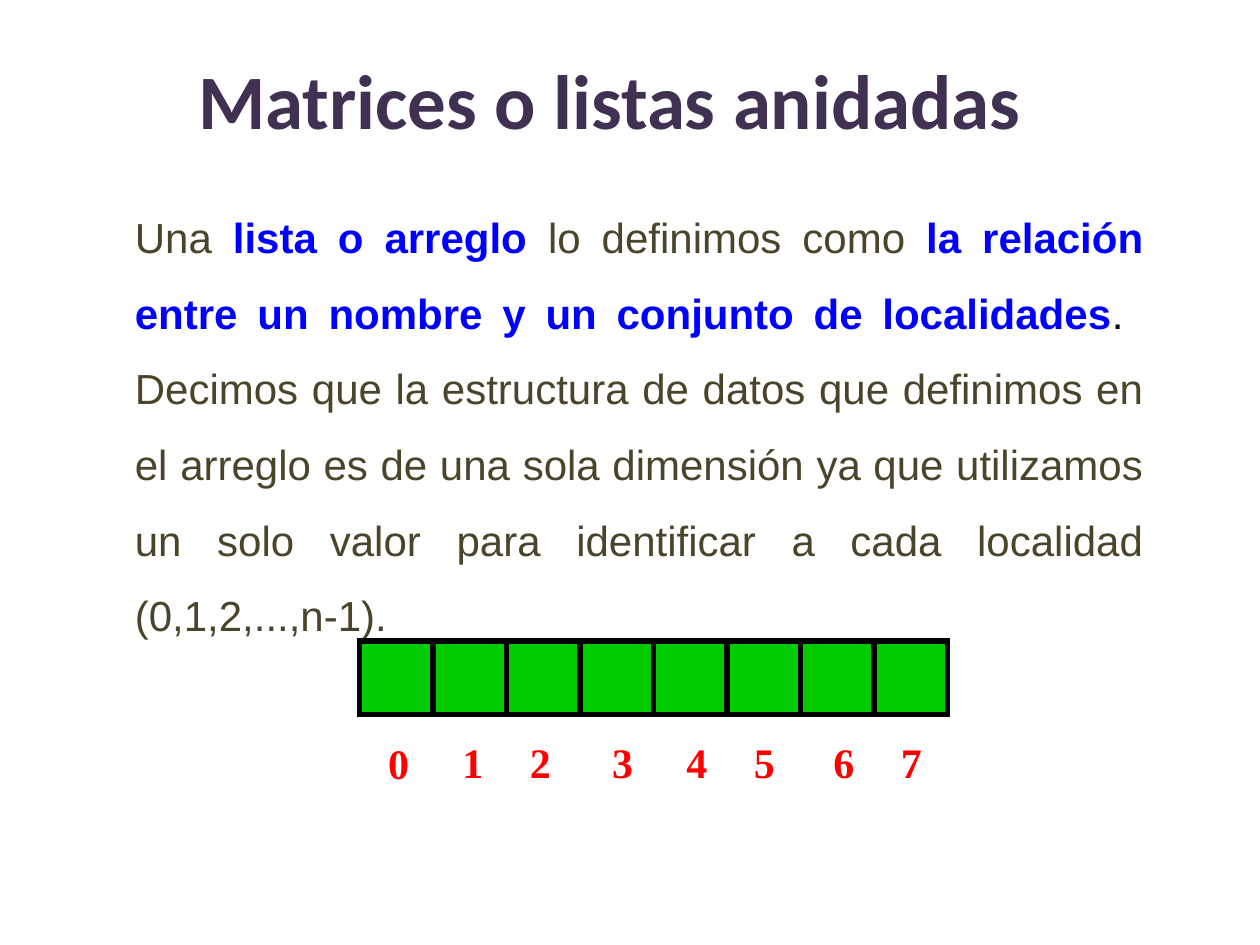
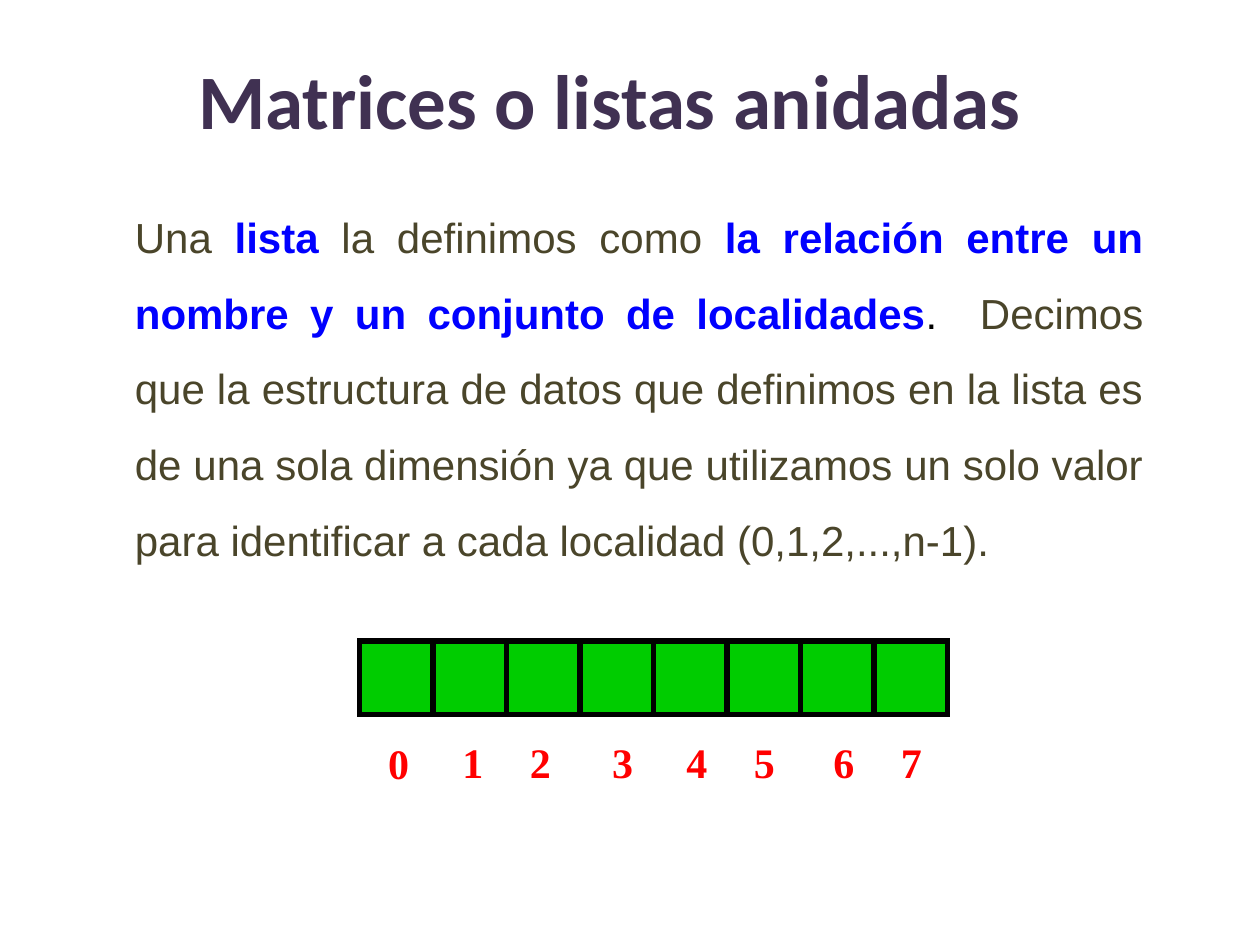
Before and after one commit to lizetheP/PensamientoC, a slide deck: slide 2 of CalendarioAgo2023/presentaciones/10_Matrices.pptx. Drawn at 1260x945 pixels with LibreOffice and Linux fonts; fonts in the diff are those of the drawing. Boxes give left, top, right and bottom in pixels: in the first picture for what was removed or moved away, otherwise in the second. Text is boxed around its words. In the diff, an @@ line names an element or a change of style, - is before the commit and + after.

```diff
--- a/CalendarioAgo2023/presentaciones/10_Matrices.pptx
+++ b/CalendarioAgo2023/presentaciones/10_Matrices.pptx
@@ text at (135,222,1143,564): text changed @@
-Una lista o arreglo lo definimos como la relación entre un nombre y un conjunto de localidades. Decimos que la estructura de datos que definimos en el arreglo es de una sola dimensión ya que utilizamos un solo valor para identificar a cada localidad (0,1,2,...,n-1).
+Una lista la definimos como la relación entre un nombre y un conjunto de localidades. Decimos que la estructura de datos que definimos en la lista es de una sola dimensión ya que utilizamos un solo valor para identificar a cada localidad (0,1,2,...,n-1).
```
Also in this commit, not shown: 6 other slides changed.
